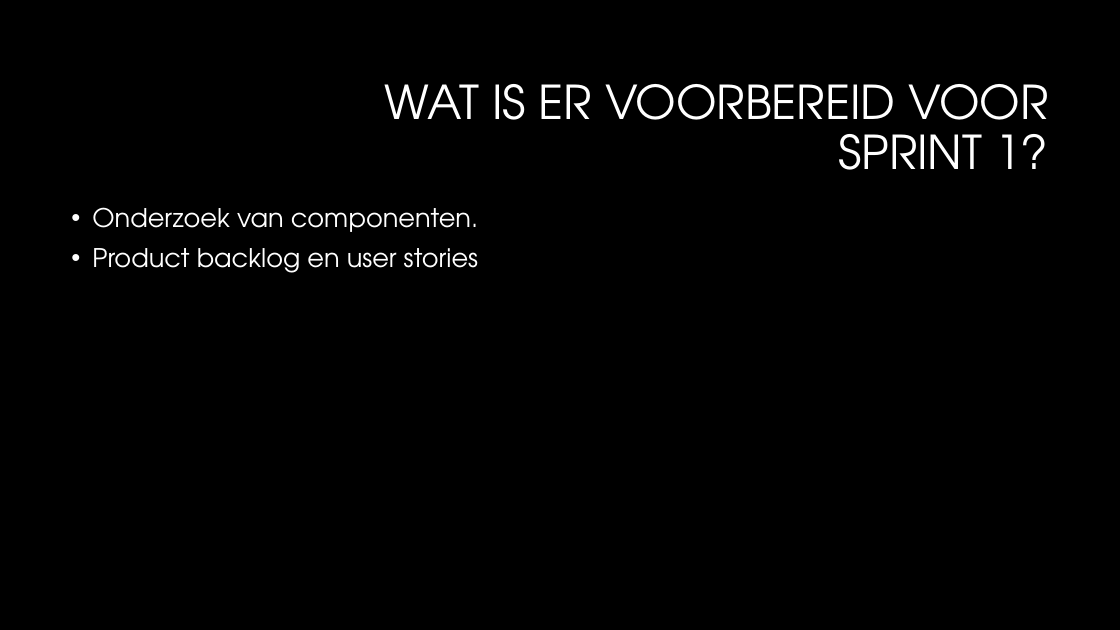
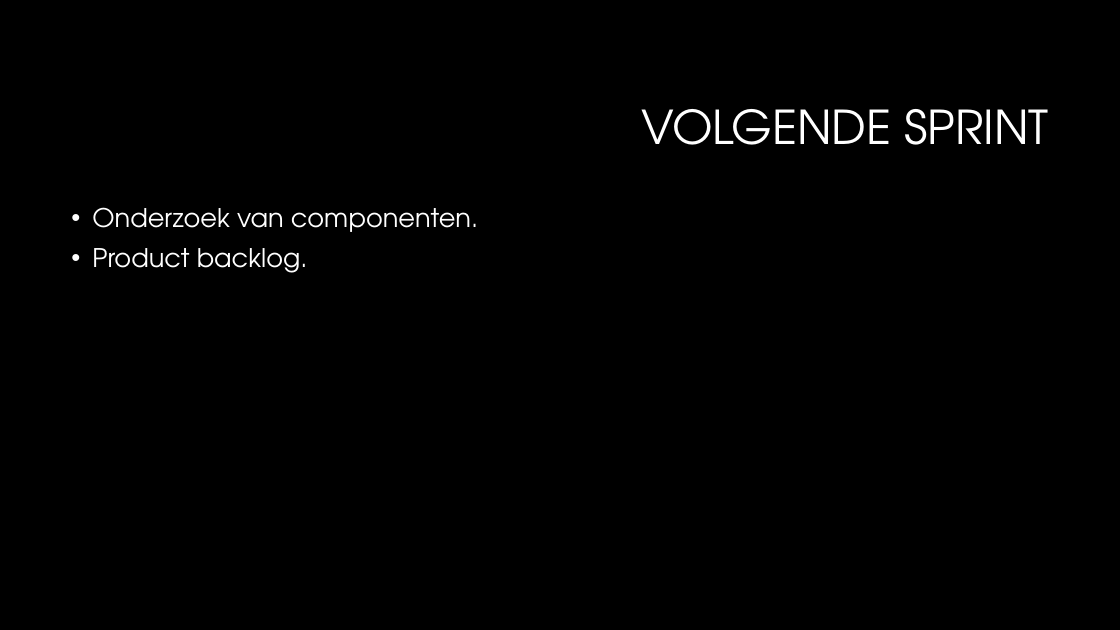
Before and after one commit to TomHeij/Project5-6, a slide deck: slide 8 of Opleverset_Project_5-6/Manage_&_Control/Project 5-6 Sprint 0.pptx. Drawn at 1120x630 pixels with LibreOffice and Linux fonts; fonts in the diff are those of the drawing; background and template pictures are left out. Boxes give left, top, right and bottom in pixels: in the first picture for what was removed or moved away, otherwise in the second. Text is boxed around its words. In the diff, an @@ line names an element or a change of style, - is before the commit and + after.

```diff
--- a/Opleverset_Project_5-6/Manage_&_Control/Project 5-6 Sprint 0.pptx
+++ b/Opleverset_Project_5-6/Manage_&_Control/Project 5-6 Sprint 0.pptx
@@ title at (641,109,1049,145): text changed @@
-WAT IS ER VOORBEREID VOOR SPRINT 1?
+VOLGENDE SPRINT
@@ text at (92,248,308,273): text changed @@
-• Product backlog en user stories
+• Product backlog.
```
